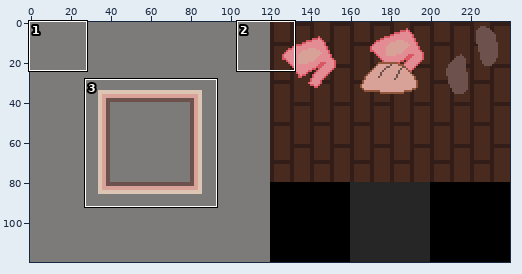
Two states of a pixel-art file, aseprite/ts/lib.tileset.aseprite. Above: a wide view before the commit, with the close-up outlined.
Close-up. Before:
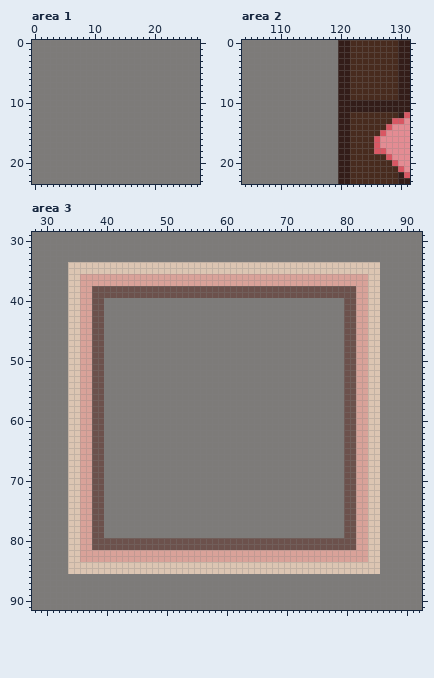
240x120 pixels, 1 frame. Colours within 5 levels of each other are drawn and written as one. Shown: area 1: x 0..27, y 0..23; area 2: x 104..131, y 0..23; area 3: x 28..92, y 29..91. The commit also changed other parts of the picture, which this record leaves out.
The same view after the edit:
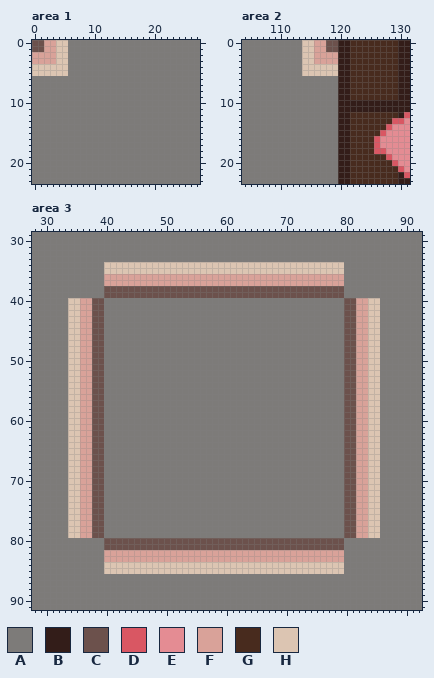
Palette (. is transparent): A #7d7b79  B #331d19  C #6c514c  D #d95763  E #e48c93  F #d9a299  G #482b1e  H #dcc5b2
From old to new:
--- area 1, layer "actual"
@@ x 0..7 @@
- 0 AAAAAAAA
- 1 AAAAAAAA
- 2 AAAAAAAA
- 3 AAAAAAAA
- 4 AAAAAAAA
- 5 AAAAAAAA
+ 0 CCFFHHAA
+ 1 CCFFHHAA
+ 2 FFFFHHAA
+ 3 FFFFHHAA
+ 4 HHHHHHAA
+ 5 HHHHHHAA
  6 AAAAAAAA
--- area 2, layer "actual"
@@ x 112..121 @@
- 0 AAAAAAAABB
- 1 AAAAAAAABB
- 2 AAAAAAAABB
- 3 AAAAAAAABB
- 4 AAAAAAAABB
- 5 AAAAAAAABB
+ 0 AAHHFFCCBB
+ 1 AAHHFFCCBB
+ 2 AAHHFFFFBB
+ 3 AAHHFFFFBB
+ 4 AAHHHHHHBB
+ 5 AAHHHHHHBB
  6 AAAAAAAABB
--- area 3, layer "actual"
@@ x 28..92 @@
 33 AAAAAAAAAAAAAAAAAAAAAAAAAAAAAAAAAAAAAAAAAAAAAAAAAAAAAAAAAAAAAAAAA
-34 AAAAAAHHHHHHHHHHHHHHHHHHHHHHHHHHHHHHHHHHHHHHHHHHHHHHHHHHHHAAAAAAA
-35 AAAAAAHHHHHHHHHHHHHHHHHHHHHHHHHHHHHHHHHHHHHHHHHHHHHHHHHHHHAAAAAAA
-36 AAAAAAHHFFFFFFFFFFFFFFFFFFFFFFFFFFFFFFFFFFFFFFFFFFFFFFFFHHAAAAAAA
-37 AAAAAAHHFFFFFFFFFFFFFFFFFFFFFFFFFFFFFFFFFFFFFFFFFFFFFFFFHHAAAAAAA
-38 AAAAAAHHFFCCCCCCCCCCCCCCCCCCCCCCCCCCCCCCCCCCCCCCCCCCCCFFHHAAAAAAA
-39 AAAAAAHHFFCCCCCCCCCCCCCCCCCCCCCCCCCCCCCCCCCCCCCCCCCCCCFFHHAAAAAAA
+34 AAAAAAAAAAAAHHHHHHHHHHHHHHHHHHHHHHHHHHHHHHHHHHHHHHHHAAAAAAAAAAAAA
+35 AAAAAAAAAAAAHHHHHHHHHHHHHHHHHHHHHHHHHHHHHHHHHHHHHHHHAAAAAAAAAAAAA
+36 AAAAAAAAAAAAFFFFFFFFFFFFFFFFFFFFFFFFFFFFFFFFFFFFFFFFAAAAAAAAAAAAA
+37 AAAAAAAAAAAAFFFFFFFFFFFFFFFFFFFFFFFFFFFFFFFFFFFFFFFFAAAAAAAAAAAAA
+38 AAAAAAAAAAAACCCCCCCCCCCCCCCCCCCCCCCCCCCCCCCCCCCCCCCCAAAAAAAAAAAAA
+39 AAAAAAAAAAAACCCCCCCCCCCCCCCCCCCCCCCCCCCCCCCCCCCCCCCCAAAAAAAAAAAAA
 40 AAAAAAHHFFCCAAAAAAAAAAAAAAAAAAAAAAAAAAAAAAAAAAAAAAAACCFFHHAAAAAAA
@@ x 28..92 @@
 79 AAAAAAHHFFCCAAAAAAAAAAAAAAAAAAAAAAAAAAAAAAAAAAAAAAAACCFFHHAAAAAAA
-80 AAAAAAHHFFCCCCCCCCCCCCCCCCCCCCCCCCCCCCCCCCCCCCCCCCCCCCFFHHAAAAAAA
-81 AAAAAAHHFFCCCCCCCCCCCCCCCCCCCCCCCCCCCCCCCCCCCCCCCCCCCCFFHHAAAAAAA
-82 AAAAAAHHFFFFFFFFFFFFFFFFFFFFFFFFFFFFFFFFFFFFFFFFFFFFFFFFHHAAAAAAA
-83 AAAAAAHHFFFFFFFFFFFFFFFFFFFFFFFFFFFFFFFFFFFFFFFFFFFFFFFFHHAAAAAAA
-84 AAAAAAHHHHHHHHHHHHHHHHHHHHHHHHHHHHHHHHHHHHHHHHHHHHHHHHHHHHAAAAAAA
-85 AAAAAAHHHHHHHHHHHHHHHHHHHHHHHHHHHHHHHHHHHHHHHHHHHHHHHHHHHHAAAAAAA
+80 AAAAAAAAAAAACCCCCCCCCCCCCCCCCCCCCCCCCCCCCCCCCCCCCCCCAAAAAAAAAAAAA
+81 AAAAAAAAAAAACCCCCCCCCCCCCCCCCCCCCCCCCCCCCCCCCCCCCCCCAAAAAAAAAAAAA
+82 AAAAAAAAAAAAFFFFFFFFFFFFFFFFFFFFFFFFFFFFFFFFFFFFFFFFAAAAAAAAAAAAA
+83 AAAAAAAAAAAAFFFFFFFFFFFFFFFFFFFFFFFFFFFFFFFFFFFFFFFFAAAAAAAAAAAAA
+84 AAAAAAAAAAAAHHHHHHHHHHHHHHHHHHHHHHHHHHHHHHHHHHHHHHHHAAAAAAAAAAAAA
+85 AAAAAAAAAAAAHHHHHHHHHHHHHHHHHHHHHHHHHHHHHHHHHHHHHHHHAAAAAAAAAAAAA
 86 AAAAAAAAAAAAAAAAAAAAAAAAAAAAAAAAAAAAAAAAAAAAAAAAAAAAAAAAAAAAAAAAA
Where, in picture pixels (left, top, right, bottom), the same in both close-ups:
changed: (32, 40, 68, 76)
changed: (302, 40, 338, 76)
changed: (68, 262, 104, 298)
changed: (344, 262, 380, 298)
changed: (68, 538, 104, 574)
changed: (344, 538, 380, 574)
